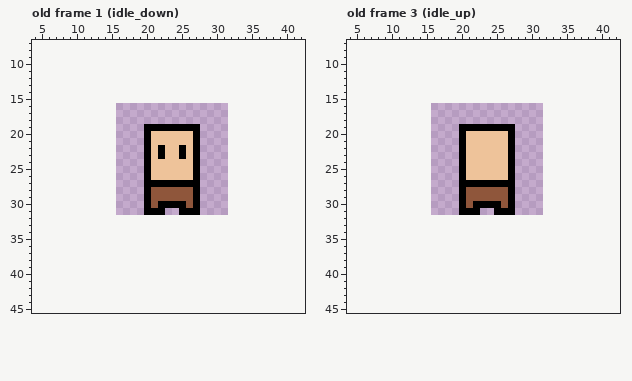
Pixel-art file, stored at Assets/Source/character.aseprite. The picture above is the old version.
16x16 pixels, 24 frames. Shown: old frame 1 (idle_down): x 4..42, y 7..45; old frame 3 (idle_up): x 4..42, y 7..45. The old version is drawn lined up with the new one, on the new canvas. The commit also changed other frames, which this record leaves out.
The same view after the edit:
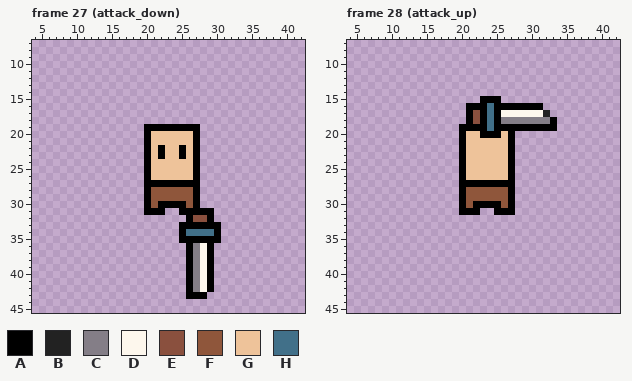
Palette (. is transparent): A #000000  B #222222  C #847e87  D #fdf7ed  E #8a503e  F #8f563b  G #eec39a  H #417089
A new or re-ordered frame is compared with the old frame closest to it.
From old to new:
canvas 16x16 -> 48x48, the old top-left corner now at 16,16
frames 24 -> 39
Frame 27 (attack_down) is new; against old frame 1 (idle_down):
Colour A is added in row 31 at x 28 to 29; in row 32 at x 26 and 29; in row 33 at x 25 to 30; in row 34 at x 25 and 30; in row 35 at x 25 to 30; in rows 36 to 42 at x 26 and 29.
Colour A is added in row 43 at x 26 to 28.
Colour C is added in rows 36 to 42 at x 27.
Colour D is added in rows 36 to 42 at x 28.
Colour E is added in row 32 at x 27 to 28.
Colour H is added in row 34 at x 26 to 29.
Frame 28 (attack_up) is new; against old frame 3 (idle_up):
Colour A is added in row 15 at x 23 to 25; in row 16 at x 21 to 23 and 25 to 31; in row 17 at x 21, 23 and 25; in row 18 at x 21, 23, 25 and 33; in row 19 at x 28 to 33.
Colour A replaces colour G in row 20 at x 23 to 25.
Colour B is added in row 17 at x 32.
Colour C is added in row 18 at x 26 to 32.
Colour D is added in row 17 at x 26 to 31.
Colour E is added in rows 17 to 18 at x 22.
Colour H is added in rows 16 to 18 at x 24.
Colour H replaces colour A in row 19 at x 24.
Changed places in both pictures, as pixel boxes (x1, y1, x2, y2):
added: (179, 208, 221, 299)
changed: (466, 96, 557, 138)
